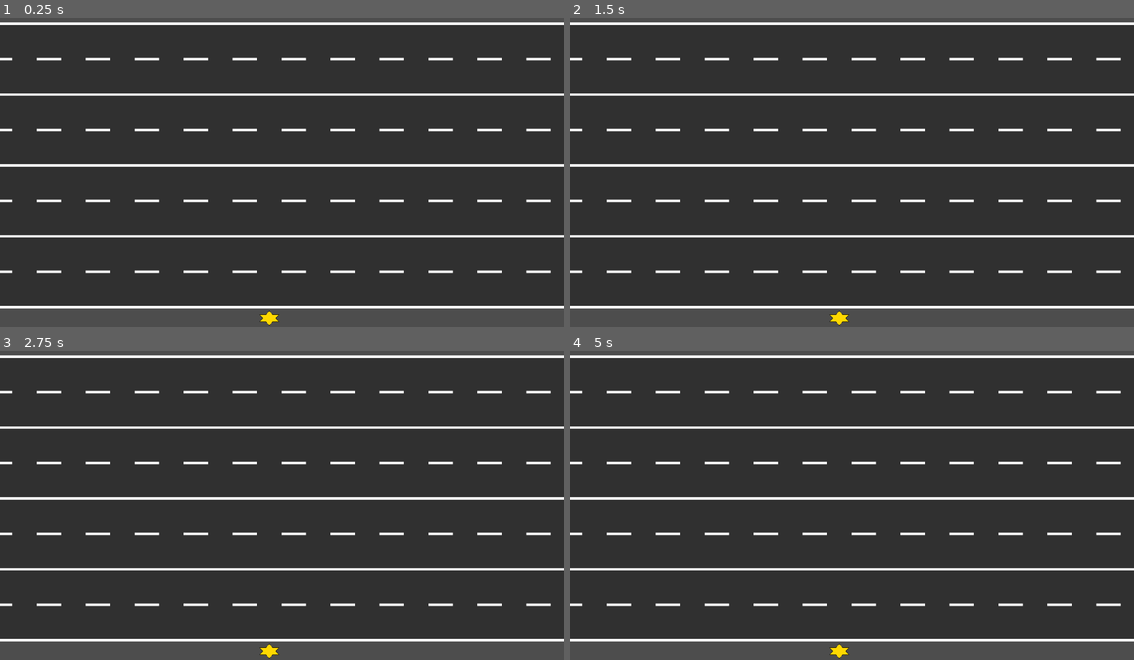
Above: before the commit, frames 1-4 (two rows, left to right).
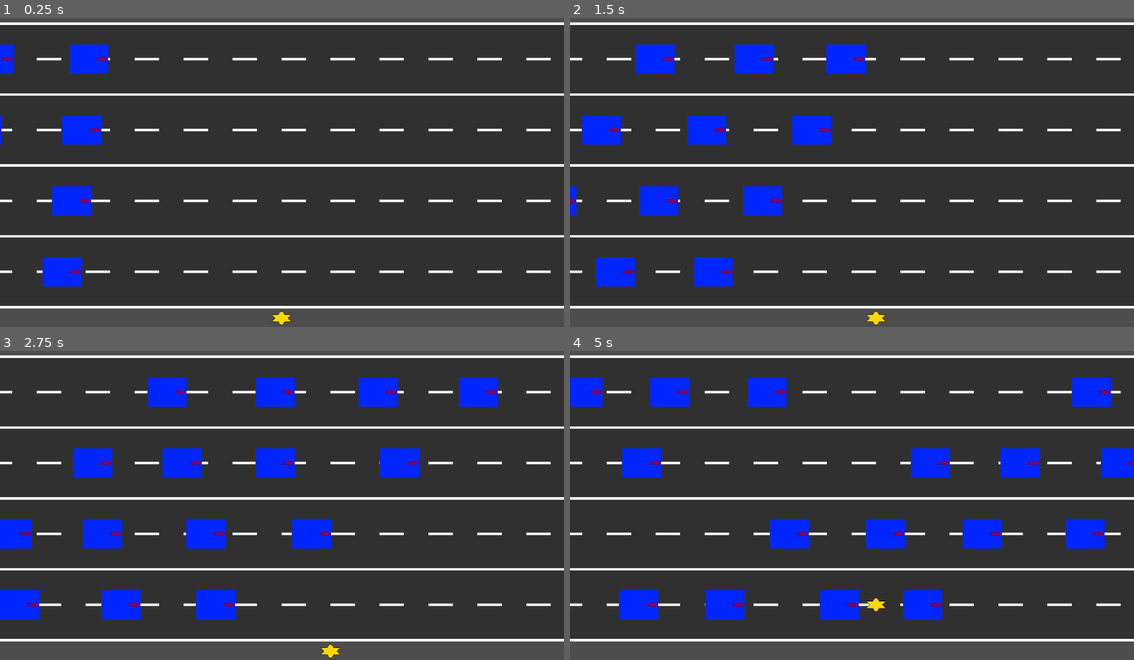
Above: after the commit, the same moments.

Repository: aduImperfect/Frogger
Game: Godot game, scene res://TSCN/frogger.tscn
The game is run twice, just before and just after one commit, with the same random seed, the same clock (stepped at 60 frames per second) and the same inputs.
Inputs:
- Up to frame 1 (0.25 s): no input
- Up to frame 2 (1.5 s): hold Right (ui_right) 0.53-1.28 s; hold Down (ui_down) from 1.28 s (still down)
- Up to frame 3 (2.75 s): release Down (ui_down) at 2.03 s; hold Right (ui_right) from 2.03 s (still down)
- Up to frame 4 (5 s): release Right (ui_right) at 2.78 s; hold Up (ui_up) 2.78-3.53 s; hold Left (ui_left) from 3.53 s (still down)

The runs differ from the first frame. In frame 1, 3.1% of the frame differs, in the area x 0-52%, y 8-100%; in frame 2, 7.0%; in frame 3, 10%; in frame 4, 11%, in the area x 0-100%, y 8-100%.

Commit message:
- Movement code fixed and running. - Win condition and text set up and working. - TODO: Collision.

Diff:
--- /dev/null
+++ b/frogger/TSCN/collision_mgr.gd
@@ -0,0 +1,11 @@
+extends Node2D
+
+
+# Called when the node enters the scene tree for the first time.
+func _ready() -> void:
+	pass # Replace with function body.
+
+
+# Called every frame. 'delta' is the elapsed time since the previous frame.
+func _process(_delta: float) -> void:
+	pass
--- a/frogger/TSCN/frogger.tscn
+++ b/frogger/TSCN/frogger.tscn
@@ -2,6 +2,9 @@
 
 [ext_resource type="Script" uid="uid://b3oaacl0w4hm2" path="res://TSCN/scene_gen.gd" id="1_s73og"]
 [ext_resource type="Script" uid="uid://8rwn1p0wtaib" path="res://TSCN/vehicles_movement.gd" id="2_eoaxg"]
+[ext_resource type="Script" uid="uid://dfq0yffol6gaa" path="res://TSCN/player_movement.gd" id="3_vf3iu"]
+[ext_resource type="Script" uid="uid://cre4imeclc0mm" path="res://TSCN/win_condition.gd" id="4_bwvmv"]
+[ext_resource type="Script" uid="uid://cdgdo21akr5ab" path="res://TSCN/collision_mgr.gd" id="5_l2b1c"]
 
 [node name="Frogger" type="Node2D" unique_id=1073444259]
 
@@ -11,3 +14,25 @@
 [node name="VehiclesMovement" type="Node2D" parent="." unique_id=1583175185 node_paths=PackedStringArray("sceneGen")]
 script = ExtResource("2_eoaxg")
 sceneGen = NodePath("../SceneGen")
+
+[node name="PlayerMovement" type="Node2D" parent="." unique_id=1354423347 node_paths=PackedStringArray("sceneGen")]
+script = ExtResource("3_vf3iu")
+sceneGen = NodePath("../SceneGen")
+
+[node name="WinCondition" type="Node2D" parent="." unique_id=2137496660 node_paths=PackedStringArray("playerMovementNode", "youWinText")]
+script = ExtResource("4_bwvmv")
+playerMovementNode = NodePath("../PlayerMovement")
+youWinText = NodePath("../YouWinText")
+
+[node name="YouWinText" type="TextEdit" parent="." unique_id=696388038]
+z_index = -10
+custom_minimum_size = Vector2(450, 200)
+offset_left = 350.0
+offset_top = 150.0
+offset_right = 800.0
+offset_bottom = 350.0
+theme_override_font_sizes/font_size = 100
+text = "YOU WIN"
+
+[node name="CollisionMgr" type="Node2D" parent="." unique_id=960812978]
+script = ExtResource("5_l2b1c")
--- /dev/null
+++ b/frogger/TSCN/player_movement.gd
@@ -0,0 +1,79 @@
+extends Node2D
+
+@export var sceneGen : Node2D
+
+@export var frogVertSpeed : float = 0.0
+@export var frogSpeedVertAdditive : float = 0.0
+
+@export var frogHorizSpeed : float = 0.0
+
+@export var xPath : int = 0
+@export var yLane : int = 0
+
+@export var xMoveLimit : int = 0
+@export var yMoveLimit : int = 0
+
+@export var gameDone : bool = false
+
+# Called when the node enters the scene tree for the first time.
+func _ready() -> void:
+	frogVertSpeed = 95.0
+	frogSpeedVertAdditive = 50.0
+	frogHorizSpeed = 50.0
+	xPath = 0
+	yLane = -1
+	xMoveLimit = 10
+	yMoveLimit = 4
+	gameDone = false
+
+
+# Called every frame. 'delta' is the elapsed time since the previous frame.
+func _process(_delta: float) -> void:
+	#Frogger reached goal!
+	if yLane == yMoveLimit:
+		gameDone = true
+
+	if gameDone == false:
+		_input_management(_delta)
+
+func _input_management(_delta : float) -> void:
+	if Input.is_action_just_pressed("ui_up"):
+		_move_character("up")
+	elif Input.is_action_just_pressed("ui_down"):
+		_move_character("down")
+	elif Input.is_action_just_pressed("ui_left"):
+		_move_character("left")
+	elif Input.is_action_just_pressed("ui_right"):
+		_move_character("right")
+
+func _move_character(_movementStr : String) -> void:
+	if _movementStr == "up":
+		if yLane >= 0 && yLane < (yMoveLimit - 1):
+			sceneGen.frogNode.position.y -= frogSpeedVertAdditive
+		elif yLane == yMoveLimit:
+			print(sceneGen.frogNode.position)
+			return
+		sceneGen.frogNode.position.y -= frogVertSpeed
+		yLane += 1
+	elif _movementStr == "down":
+		if yLane == -1:
+			print(sceneGen.frogNode.position)
+			return
+		elif yLane > 0 && yLane <= 3:
+			sceneGen.frogNode.position.y += frogSpeedVertAdditive
+		sceneGen.frogNode.position.y += frogVertSpeed
+		yLane -= 1
+	elif _movementStr == "left":
+		if xPath == -xMoveLimit:
+			print(sceneGen.frogNode.position)
+			return
+		sceneGen.frogNode.position.x -= frogHorizSpeed
+		xPath -= 1
+	elif _movementStr == "right":
+		if xPath == xMoveLimit:
+			print(sceneGen.frogNode.position)
+			return
+		sceneGen.frogNode.position.x += frogHorizSpeed
+		xPath += 1
+
+	print(sceneGen.frogNode.position)
--- a/frogger/TSCN/scene_gen.gd
+++ b/frogger/TSCN/scene_gen.gd
@@ -14,6 +14,9 @@
 @export var infiniteXVal : float = 0.0
 @export var infiniteYVal : float = 0.0
 
+@export var xVehiclesCount : int = 0
+@export var yVehiclesCount : int = 0
+
 @export var xRoadCount : int = 0
 @export var yRoadCount : int = 0
 
@@ -25,13 +28,15 @@
 
 # Called when the node enters the scene tree for the first time.
 func _ready() -> void:
-	frogXVal = 550.0
+	frogXVal = 575.0
 	frogYVal = 630.0
 	vehiclesNum = 24
 	infiniteXVal = -9999.0
 	infiniteYVal = -9999.0
 	xRoadCount = 6
 	yRoadCount = 4
+	xVehiclesCount = 4
+	yVehiclesCount = 4
 	xBeginVal = 100.0
 	yBeginVal = 100.0
 	xOffset = 200.0
--- a/frogger/TSCN/vehicles_movement.gd
+++ b/frogger/TSCN/vehicles_movement.gd
@@ -4,20 +4,44 @@
 
 @export var xHiddenVal : float = 0.0
 @export var yHiddenVal : float = 0.0
+@export var xResetHiddenVal : float = 0.0
+
+@export var xLimit : float = 0.0
 
 # Called when the node enters the scene tree for the first time.
 func _ready() -> void:
-	xHiddenVal = -50.0
+	xHiddenVal = -500.0
 	yHiddenVal = 100.0
+	xLimit = 1200.0
+	xResetHiddenVal = -50.0
 	_repositioning_vehicles()
 
 
 # Called every frame. 'delta' is the elapsed time since the previous frame.
 func _process(_delta: float) -> void:
-	pass
+	_move_vehicles(_delta)
+	_reset_positioning()
 
 func _repositioning_vehicles() -> void:
-	for j in sceneGen.yRoadCount:
-		for k in sceneGen.xRoadCount:
-			sceneGen.vehiclesArr[k + (j * sceneGen.yRoadCount)].position.x = xHiddenVal
-			sceneGen.vehiclesArr[k + (j * sceneGen.yRoadCount)].position.y = yHiddenVal + (j * sceneGen.yOffset)
+	for j in sceneGen.yVehiclesCount:
+		for k in sceneGen.xVehiclesCount:
+			sceneGen.vehiclesArr[k + (j * sceneGen.yVehiclesCount)].position.x = xHiddenVal + (k * sceneGen.xOffset)
+			sceneGen.vehiclesArr[k + (j * sceneGen.yVehiclesCount)].position.y = yHiddenVal + (j * sceneGen.yOffset)
+
+func _move_vehicles(_delta : float) -> void:
+	var minSpeed : float = 25.0
+	var maxSpeed : float = 100.0
+	var moveSpeed : float = 0.0
+	for j in sceneGen.yVehiclesCount:
+		for k in sceneGen.xVehiclesCount:
+			var newMoveSpeed = randf_range(minSpeed + ((sceneGen.yVehiclesCount - j) * minSpeed), maxSpeed + ((sceneGen.yRoadCount - j) * maxSpeed))
+			#while (abs(newMoveSpeed - moveSpeed) < (2 * minSpeed)):
+				#newMoveSpeed = randf_range(minSpeed + ((sceneGen.yRoadCount - j) * minSpeed), maxSpeed + ((sceneGen.yRoadCount - j) * maxSpeed))
+			moveSpeed = newMoveSpeed
+			sceneGen.vehiclesArr[k + (j * sceneGen.yVehiclesCount)].position.x += (moveSpeed * _delta)
+
+func _reset_positioning() -> void:
+	for j in sceneGen.yVehiclesCount:
+		for k in sceneGen.xVehiclesCount:
+			if sceneGen.vehiclesArr[k + (j * sceneGen.yVehiclesCount)].position.x > xLimit:
+				sceneGen.vehiclesArr[k + (j * sceneGen.yVehiclesCount)].position.x = xResetHiddenVal
--- /dev/null
+++ b/frogger/TSCN/win_condition.gd
@@ -0,0 +1,17 @@
+extends Node2D
+
+@export var playerMovementNode : Node2D
+@export var youWinText : TextEdit
+
+# Called when the node enters the scene tree for the first time.
+func _ready() -> void:
+	pass # Replace with function body.
+
+
+# Called every frame. 'delta' is the elapsed time since the previous frame.
+func _process(_delta: float) -> void:
+	if playerMovementNode.gameDone == true:
+		_zoder_win_text()
+
+func _zoder_win_text() -> void:
+	youWinText.z_index = 20
Not shown, added: frogger/TSCN/collision_mgr.gd.uid
Not shown, added: frogger/TSCN/player_movement.gd.uid
Not shown, added: frogger/TSCN/win_condition.gd.uid
